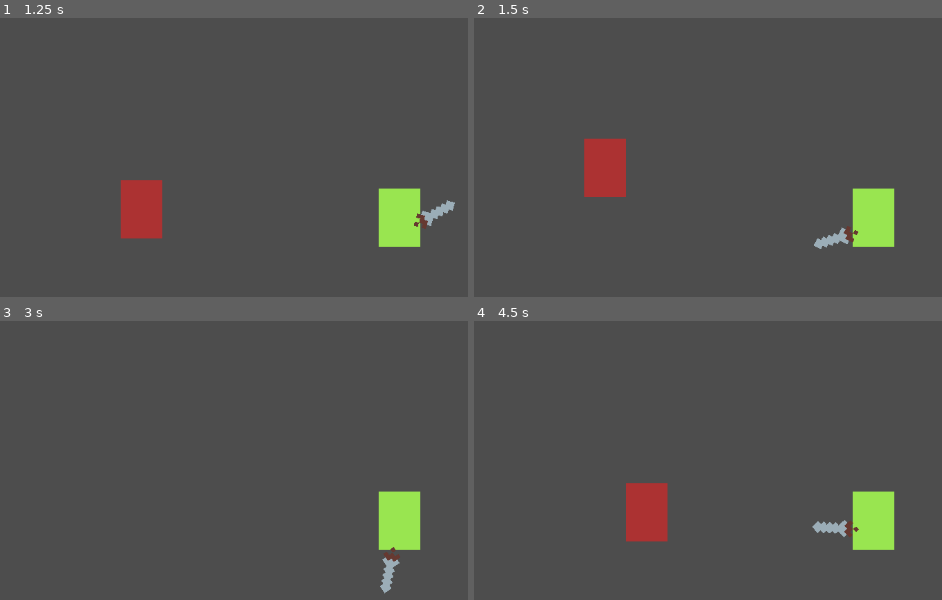
Above: before the commit, frames 1-4 (two rows, left to right).
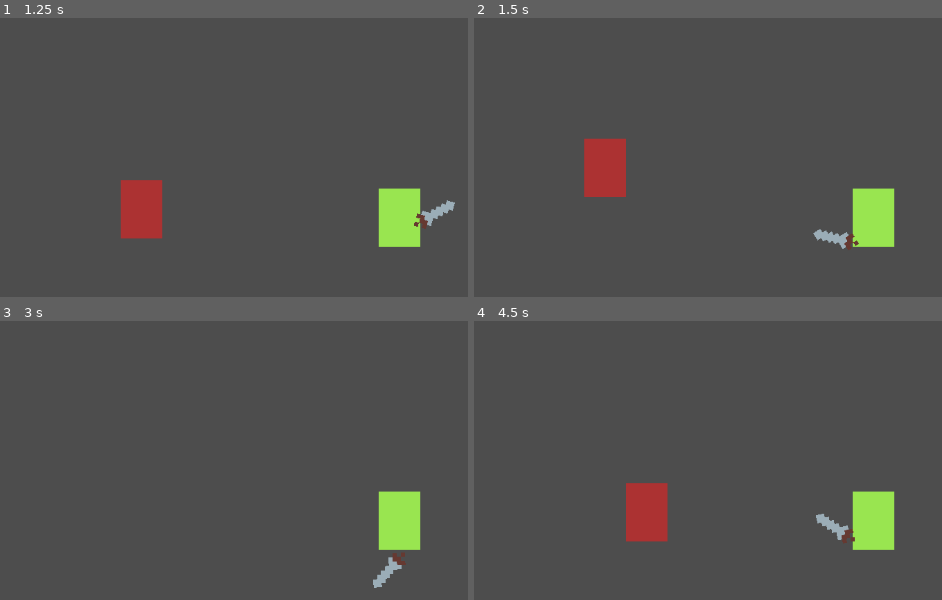
Above: after the commit, the same moments.

Repository: SpeedySion/2D-Hack-and-Slash--Godot-
Game: Godot game, scene res://Scenes/test_scene.tscn
Same seed, same stepped clock (60 frames per second), same inputs: the game is played once before the commit and once after it.
Inputs (mouse positions are in pixels of both pictures, inside the frame that each line leads up to):
- Up to frame 1 (1.25 s): tap Enter at 0.5 s; move the mouse to (outside the picture) at 0.52 s; press the mouse at (outside the picture) at 0.53 s; hold D (Right) from 0.53 s (still down)
- Up to frame 2 (1.5 s): move the mouse to (712, 235) at 1.27 s; release D (Right) at 1.28 s; release the mouse at (712, 235) at 1.28 s; hold S (Down) from 1.28 s (still down); click (712, 235) at 1.35 s
- Up to frame 3 (3 s): move the mouse to (outside the picture) at 2.02 s; release S (Down) at 2.03 s; press the mouse at (outside the picture) at 2.03 s; hold D (Right) 2.03-2.78 s; move the mouse to (outside the picture) at 2.77 s; release the mouse at (outside the picture) at 2.78 s; hold W (Up) from 2.78 s (still down); click (outside the picture) at 2.85 s
- Up to frame 4 (4.5 s): tap Space at 3.5 s; move the mouse to (outside the picture) at 3.52 s; release W (Up) at 3.53 s; press the mouse at (outside the picture) at 3.53 s; hold A (Left) from 3.53 s (still down); move the mouse to (633, 449) at 4.27 s; release the mouse at (633, 449) at 4.28 s; click (633, 449) at 4.35 s

Frame 1 is identical in both runs. In frame 2, 0.4% of the frame differs, in the area x 72-83%, y 74-84%; in frame 3, 0.3%; in frame 4, 0.4%.

Commit message:
Animations
added animations and groundwork for hit and hurtboxes

Diff:
--- /dev/null
+++ b/Enemies/test_enemy.tscn
@@ -0,0 +1,94 @@
+[gd_scene load_steps=8 format=3 uid="uid://bweigxqeoetqb"]
+
+[ext_resource type="Script" path="res://Scenes/TestEnemy.gd" id="1_dqilx"]
+[ext_resource type="Texture2D" uid="uid://dwv00wylmrx4f" path="res://Enemies/RedRectSprite-001.png" id="2_fle1a"]
+[ext_resource type="Script" path="res://NewNodes/HurtBox.gd" id="3_62os6"]
+
+[sub_resource type="RectangleShape2D" id="RectangleShape2D_bocqv"]
+size = Vector2(10, 12)
+
+[sub_resource type="Animation" id="Animation_8dnpn"]
+resource_name = "Damaged"
+length = 0.3
+tracks/0/type = "value"
+tracks/0/imported = false
+tracks/0/enabled = true
+tracks/0/path = NodePath("Sprite2D:texture")
+tracks/0/interp = 1
+tracks/0/loop_wrap = true
+tracks/0/keys = {
+"times": PackedFloat32Array(0.2),
+"transitions": PackedFloat32Array(1),
+"update": 1,
+"values": [ExtResource("2_fle1a")]
+}
+tracks/1/type = "value"
+tracks/1/imported = false
+tracks/1/enabled = true
+tracks/1/path = NodePath("Sprite2D:rotation")
+tracks/1/interp = 1
+tracks/1/loop_wrap = true
+tracks/1/keys = {
+"times": PackedFloat32Array(0, 0.1, 0.2, 0.3),
+"transitions": PackedFloat32Array(1, 1, 1, 1),
+"update": 0,
+"values": [0.0, -0.523599, 0.523599, 0.0]
+}
+
+[sub_resource type="Animation" id="Animation_nf1os"]
+length = 0.001
+tracks/0/type = "value"
+tracks/0/imported = false
+tracks/0/enabled = true
+tracks/0/path = NodePath("Sprite2D:texture")
+tracks/0/interp = 1
+tracks/0/loop_wrap = true
+tracks/0/keys = {
+"times": PackedFloat32Array(0),
+"transitions": PackedFloat32Array(1),
+"update": 1,
+"values": [ExtResource("2_fle1a")]
+}
+tracks/1/type = "value"
+tracks/1/imported = false
+tracks/1/enabled = true
+tracks/1/path = NodePath("Sprite2D:rotation")
+tracks/1/interp = 1
+tracks/1/loop_wrap = true
+tracks/1/keys = {
+"times": PackedFloat32Array(0),
+"transitions": PackedFloat32Array(1),
+"update": 0,
+"values": [0.0]
+}
+
+[sub_resource type="AnimationLibrary" id="AnimationLibrary_fuu8o"]
+_data = {
+"Damaged": SubResource("Animation_8dnpn"),
+"RESET": SubResource("Animation_nf1os")
+}
+
+[node name="TestEnemy" type="Node2D"]
+position = Vector2(407, 285)
+scale = Vector2(6, 6)
+script = ExtResource("1_dqilx")
+
+[node name="Sprite2D" type="Sprite2D" parent="."]
+texture_filter = 1
+position = Vector2(-0.333332, -0.166668)
+texture = ExtResource("2_fle1a")
+
+[node name="HurtBox" type="Area2D" parent="Sprite2D"]
+collision_layer = 0
+collision_mask = 2
+script = ExtResource("3_62os6")
+
+[node name="CollisionShape2D" type="CollisionShape2D" parent="Sprite2D/HurtBox"]
+position = Vector2(0, 2)
+shape = SubResource("RectangleShape2D_bocqv")
+
+[node name="AnimationPlayer" type="AnimationPlayer" parent="."]
+libraries = {
+"": SubResource("AnimationLibrary_fuu8o")
+}
+autoplay = "RESET"
--- /dev/null
+++ b/NewNodes/HitBox.gd
@@ -0,0 +1,8 @@
+class_name HitBox
+extends Area2D
+
+@export var damage := 10
+
+func _init():
+	set_collision_layer(2)
+	set_collision_mask(0)
--- /dev/null
+++ b/NewNodes/HurtBox.gd
@@ -0,0 +1,18 @@
+class_name HurtBox
+extends Area2D
+
+
+func _init():
+	set_collision_layer(0)
+	set_collision_mask(2)
+
+
+func _ready():
+	area_entered.connect(_on_area_entered)
+
+
+func _on_area_entered(hitbox:= HitBox):
+	if HitBox == null:
+		return
+	if owner.has_method("_take_damage"):
+		owner._take_damage(hitbox.damage)
--- a/Player/Weapons/sword.gd
+++ b/Player/Weapons/sword.gd
@@ -1,62 +1,14 @@
 extends Node2D
 
-@export var damage = 10
-var damage_active = false
-@export var active_frames = 2
-var frames_remaining = active_frames
-@export var attack_cooldown = 0.25
-var available = true
-@onready var timer = $Timer
-var objects_in_hitbox = []
 
 # Called when the node enters the scene tree for the first time.
 func _ready():
-	timer.set_wait_time(attack_cooldown)
+	pass
 
 
 # Called every frame. 'delta' is the elapsed time since the previous frame.
 func _process(delta):
 	self.rotation = (get_global_mouse_position() - self.global_position).angle() + 0.5
-	#print(self.rotation)
-	if available:
-		if Input.is_action_just_pressed("LeftClick"):
-			available = false
-			damage_active = true
-			timer.start()
-			print("Attack!")
-	else:
-		if frames_remaining > 0:
-			frames_remaining -= 1
-	if frames_remaining == 0:
-		damage_active = false
-		frames_remaining = active_frames
-	if damage_active:
-		print("Checking for targets")
-		for entity in objects_in_hitbox:
-			print(entity.has_method("take_damage"))
-			if entity.has_method("take_damage"):
-				print(entity)
-				entity._take_damage(damage)
-
-
-func _on_timer_timeout():
-	available = true
-	print("Attack off cooldown")
-
-
-func _on_attack_area_body_entered(body):
-	objects_in_hitbox.append(body)
-
-
-func _on_attack_area_body_exited(body):
-	var index = objects_in_hitbox.find(body)
-	if index != -1:
-		objects_in_hitbox.pop_at(index)
-
-
-func _on_attack_area_area_entered(area):
-	pass # Replace with function body.
-
-
-func _on_attack_area_area_exited(area):
-	pass # Replace with function body.
+	if Input.is_action_pressed("LeftClick"):
+		print("attacking")
+		$AnimationPlayer.play("Attack")
--- a/Player/Weapons/sword.tscn
+++ b/Player/Weapons/sword.tscn
@@ -1,10 +1,73 @@
-[gd_scene load_steps=4 format=3 uid="uid://co6o88h72qbsd"]
+[gd_scene load_steps=8 format=3 uid="uid://co6o88h72qbsd"]
 
 [ext_resource type="Texture2D" uid="uid://bdw2hrgqhyuwt" path="res://Player/Weapons/Sword-001.png" id="1_ddvxo"]
 [ext_resource type="Script" path="res://Player/Weapons/sword.gd" id="1_tt0yp"]
+[ext_resource type="Script" path="res://NewNodes/HitBox.gd" id="3_3g62h"]
 
-[sub_resource type="RectangleShape2D" id="RectangleShape2D_8paxc"]
-size = Vector2(10, 12)
+[sub_resource type="RectangleShape2D" id="RectangleShape2D_yh1c3"]
+size = Vector2(5.65686, 12.0208)
+
+[sub_resource type="Animation" id="Animation_rs5v8"]
+resource_name = "Attack"
+length = 0.25
+step = 0.05
+tracks/0/type = "value"
+tracks/0/imported = false
+tracks/0/enabled = true
+tracks/0/path = NodePath("SwordSprite:rotation")
+tracks/0/interp = 1
+tracks/0/loop_wrap = true
+tracks/0/keys = {
+"times": PackedFloat32Array(0, 0.05, 0.1),
+"transitions": PackedFloat32Array(1, 1, 1),
+"update": 0,
+"values": [0.0, 0.785398, 0.0]
+}
+tracks/1/type = "value"
+tracks/1/imported = false
+tracks/1/enabled = true
+tracks/1/path = NodePath("SwordSprite/HitBox/CollisionShape2D:disabled")
+tracks/1/interp = 1
+tracks/1/loop_wrap = true
+tracks/1/keys = {
+"times": PackedFloat32Array(0.1),
+"transitions": PackedFloat32Array(1),
+"update": 1,
+"values": [true]
+}
+
+[sub_resource type="Animation" id="Animation_6kt5o"]
+length = 0.001
+tracks/0/type = "value"
+tracks/0/imported = false
+tracks/0/enabled = true
+tracks/0/path = NodePath("SwordSprite/HitBox/CollisionShape2D:disabled")
+tracks/0/interp = 1
+tracks/0/loop_wrap = true
+tracks/0/keys = {
+"times": PackedFloat32Array(0),
+"transitions": PackedFloat32Array(1),
+"update": 1,
+"values": [true]
+}
+tracks/1/type = "value"
+tracks/1/imported = false
+tracks/1/enabled = true
+tracks/1/path = NodePath("SwordSprite:rotation")
+tracks/1/interp = 1
+tracks/1/loop_wrap = true
+tracks/1/keys = {
+"times": PackedFloat32Array(0),
+"transitions": PackedFloat32Array(1),
+"update": 0,
+"values": [0.0]
+}
+
+[sub_resource type="AnimationLibrary" id="AnimationLibrary_grn25"]
+_data = {
+"Attack": SubResource("Animation_rs5v8"),
+"RESET": SubResource("Animation_6kt5o")
+}
 
 [node name="Sword" type="Node2D"]
 script = ExtResource("1_tt0yp")
@@ -14,18 +77,19 @@
 position = Vector2(7, -6)
 texture = ExtResource("1_ddvxo")
 
-[node name="AttackArea" type="Area2D" parent="."]
-position = Vector2(7, -6)
+[node name="HitBox" type="Area2D" parent="SwordSprite"]
+collision_layer = 2
+collision_mask = 0
+script = ExtResource("3_3g62h")
 
-[node name="AttackCollision" type="CollisionShape2D" parent="AttackArea"]
-position = Vector2(1, 0)
-shape = SubResource("RectangleShape2D_8paxc")
+[node name="CollisionShape2D" type="CollisionShape2D" parent="SwordSprite/HitBox"]
+position = Vector2(0.25, -0.25)
+rotation = 0.785398
+scale = Vector2(1, 1)
+shape = SubResource("RectangleShape2D_yh1c3")
+disabled = true
 
-[node name="Timer" type="Timer" parent="."]
-one_shot = true
-
-[connection signal="area_entered" from="AttackArea" to="." method="_on_attack_area_area_entered"]
-[connection signal="area_exited" from="AttackArea" to="." method="_on_attack_area_area_exited"]
-[connection signal="body_entered" from="AttackArea" to="." method="_on_attack_area_body_entered"]
-[connection signal="body_exited" from="AttackArea" to="." method="_on_attack_area_body_exited"]
-[connection signal="timeout" from="Timer" to="." method="_on_timer_timeout"]
+[node name="AnimationPlayer" type="AnimationPlayer" parent="."]
+libraries = {
+"": SubResource("AnimationLibrary_grn25")
+}
--- a/Player/player_character.tscn
+++ b/Player/player_character.tscn
@@ -1,11 +1,15 @@
-[gd_scene load_steps=5 format=3 uid="uid://d3xto7x7f2nmn"]
+[gd_scene load_steps=7 format=3 uid="uid://d3xto7x7f2nmn"]
 
 [ext_resource type="Script" path="res://Player/player_character.gd" id="1_cynwj"]
 [ext_resource type="Texture2D" uid="uid://bp8hy1sju17aj" path="res://Player/GreenRectSprite-001.png" id="1_x7hgb"]
 [ext_resource type="PackedScene" uid="uid://co6o88h72qbsd" path="res://Player/Weapons/sword.tscn" id="3_o5xdw"]
+[ext_resource type="Script" path="res://NewNodes/HurtBox.gd" id="4_3v1di"]
 
 [sub_resource type="RectangleShape2D" id="RectangleShape2D_isc05"]
 size = Vector2(12.469, 12.9757)
+
+[sub_resource type="RectangleShape2D" id="RectangleShape2D_rcpqq"]
+size = Vector2(10, 12)
 
 [node name="PlayerCharacter" type="CharacterBody2D"]
 script = ExtResource("1_cynwj")
@@ -18,7 +22,14 @@
 position = Vector2(0, 2.34666)
 shape = SubResource("RectangleShape2D_isc05")
 
-[node name="Sword" parent="." instance=ExtResource("3_o5xdw")]
+[node name="WeaponSpawnMarker" type="Marker2D" parent="."]
+
+[node name="Sword" parent="WeaponSpawnMarker" instance=ExtResource("3_o5xdw")]
 position = Vector2(0, 4)
 
-[node name="WeaponSpawnMarker" type="Marker2D" parent="."]
+[node name="HurtBox" type="Area2D" parent="."]
+script = ExtResource("4_3v1di")
+
+[node name="HurtBoxCollision" type="CollisionShape2D" parent="HurtBox"]
+position = Vector2(0, 2)
+shape = SubResource("RectangleShape2D_rcpqq")
--- a/Scenes/TestEnemy.gd
+++ b/Scenes/TestEnemy.gd
@@ -13,8 +13,10 @@
 	pass
 
 
-func take_damage(damage):
+func _take_damage(damage):
 	health -= damage
 	if health < 0:
 		health = 0
+		print("I am dead")
 	print("I've taken damage")
+	$AnimationPlayer.play("damaged")
--- a/Scenes/test_scene.tscn
+++ b/Scenes/test_scene.tscn
@@ -1,10 +1,7 @@
-[gd_scene load_steps=5 format=3 uid="uid://c0fnqjf1wu6y5"]
+[gd_scene load_steps=3 format=3 uid="uid://c0fnqjf1wu6y5"]
 
 [ext_resource type="PackedScene" uid="uid://d3xto7x7f2nmn" path="res://Player/player_character.tscn" id="1_6gsw2"]
-[ext_resource type="Texture2D" uid="uid://dwv00wylmrx4f" path="res://Enemies/RedRectSprite-001.png" id="2_48ptl"]
-[ext_resource type="Script" path="res://Scenes/TestEnemy.gd" id="2_vtgdr"]
-
-[sub_resource type="RectangleShape2D" id="RectangleShape2D_70mpl"]
+[ext_resource type="PackedScene" uid="uid://bweigxqeoetqb" path="res://Enemies/test_enemy.tscn" id="2_pcw7s"]
 
 [node name="TestScene" type="Node2D"]
 
@@ -25,22 +22,4 @@
 
 [node name="Enemies" type="Node" parent="."]
 
-[node name="TestEnemy" type="Node2D" parent="Enemies"]
-position = Vector2(407, 285)
-scale = Vector2(6, 6)
-script = ExtResource("2_vtgdr")
-metadata/_edit_group_ = true
-
-[node name="Sprite2D" type="Sprite2D" parent="Enemies/TestEnemy"]
-texture_filter = 1
-position = Vector2(-0.333332, -0.166668)
-texture = ExtResource("2_48ptl")
-
-[node name="StaticBody2D" type="StaticBody2D" parent="Enemies/TestEnemy"]
-position = Vector2(-67.8333, -47.5)
-scale = Vector2(0.166667, 0.166667)
-
-[node name="CollisionShape2D" type="CollisionShape2D" parent="Enemies/TestEnemy/StaticBody2D"]
-position = Vector2(407, 285)
-scale = Vector2(6, 6)
-shape = SubResource("RectangleShape2D_70mpl")
+[node name="TestEnemy" parent="Enemies" instance=ExtResource("2_pcw7s")]
